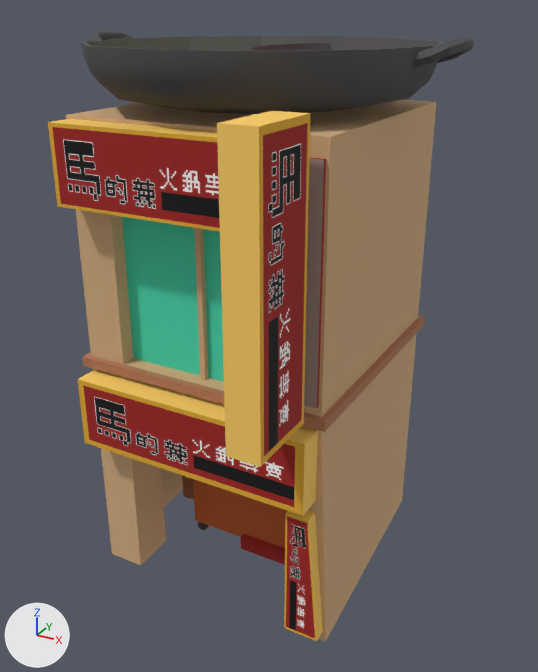
The FBX model Assets/model/maderla.fbx, before and after one commit.
Both versions are drawn from a 50 mm lens placed at (0.764, -1.364, 1.218), pointed at (0.042, -0.052, 0.562). Lighting does not change. The marker at lower left points along +X, +Y and +Z. Where no turn or scale is listed for an object, it has been applied to the vertices.

The older version as bpy lines, for what is in view:
```python
me_mesh = bpy.data.meshes.new('Mesh')
me_mesh.from_pydata(...)  # 1334 vertices, 2170 faces; spans x -0.181..0.181, y -0.143..0.112, z -0.002..0.428
me_mesh.materials.append(mat_chick_cake)  # picture img_chick_cake_png
me_mesh_001 = bpy.data.meshes.new('Mesh.001')
me_mesh_001.from_pydata(...)  # 420 vertices, 712 faces; spans x -0.407..0.407, y -0.48..0.354, z 0.0..1.174
me_mesh_001.materials.append(mat_maderla)  # picture img_maderla_png
ob_cylinder001 = bpy.data.objects.new('Cylinder001', me_mesh_001)
ob_cylinder001.location = (0.0, 0.0, 0.0)
ob_plane002 = bpy.data.objects.new('Plane002', me_mesh)
ob_plane002.location = (0.0, 0.0, 0.0)
```
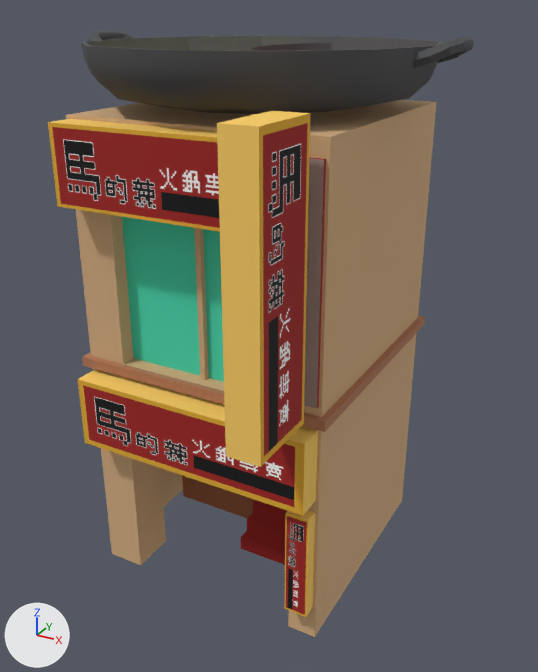
Where the newer file only moved an object's origin or applied its transform, the numbers keep the older frame.

Boxes (x1, y1, x2, y2) around the edits, measured in the pictures (538 x 672 px; the box of a moved part takes in the faces that stretch with it):
'Cylinder001', reshaped: before (48, 30, 474, 642); after (48, 30, 474, 637)
'Plane002', deleted (brown): before (193, 479, 287, 548)
part 1 of me_mesh_001, moved or reshaped: before (284, 431, 402, 642); after (284, 431, 402, 637)

What changed in the scene script:
```text
Change me_mesh_001:
    where me_mesh_001.from_pydata(...)  # 420 vertices, 712 faces; spans x -0.407..0.407, y -0.48..0.354, z 0.0..1.174
    used by ob_cylinder001; location = (0.0, 0.0, 0.0)
    me_mesh_001 part 1
    me_mesh_001.vertices[211].co: (0.299, -0.274, 0.0) -> (0.274, -0.274, 0.0)  # pixel (325, 641) -> pixel (314, 636)
    me_mesh_001.vertices[335].co: (0.217, -0.263, 0.025) -> (0.217, -0.263, 0.079)
    me_mesh_001.vertices[337].co: (0.292, -0.263, 0.025) -> (0.267, -0.263, 0.079)
    me_mesh_001.vertices[339].co: (0.217, -0.305, 0.025) -> (0.217, -0.305, 0.079)  # pixel (284, 627) -> pixel (284, 608)
    me_mesh_001.vertices[341].co: (0.292, -0.305, 0.025) -> (0.267, -0.305, 0.079)  # pixel (316, 641) -> pixel (305, 616)
Remove ob_plane002:
    ob_plane002 = bpy.data.objects.new('Plane002', me_mesh)
    ob_plane002.location = (0.0, 0.0, 0.0)
```
